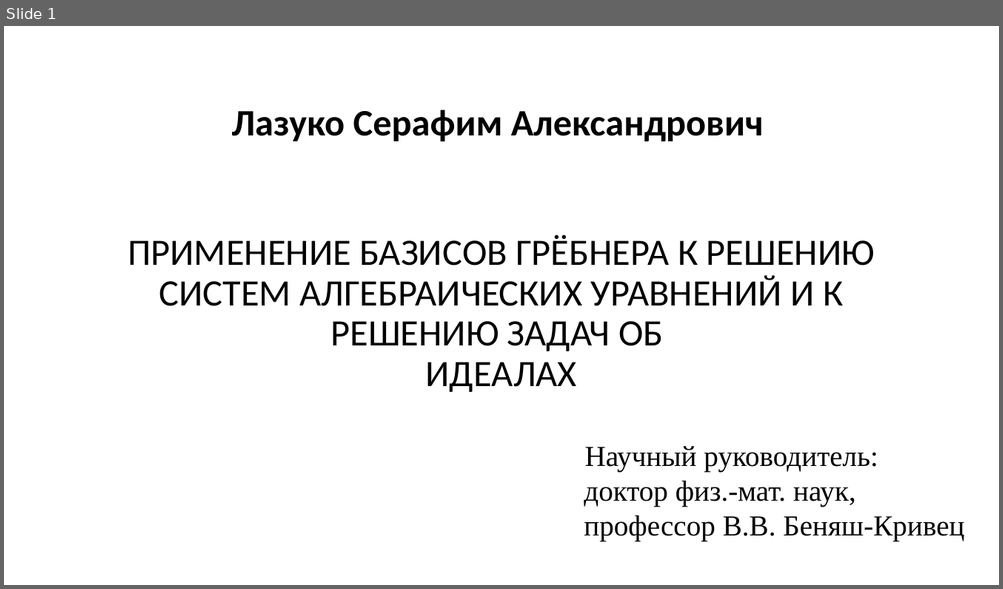
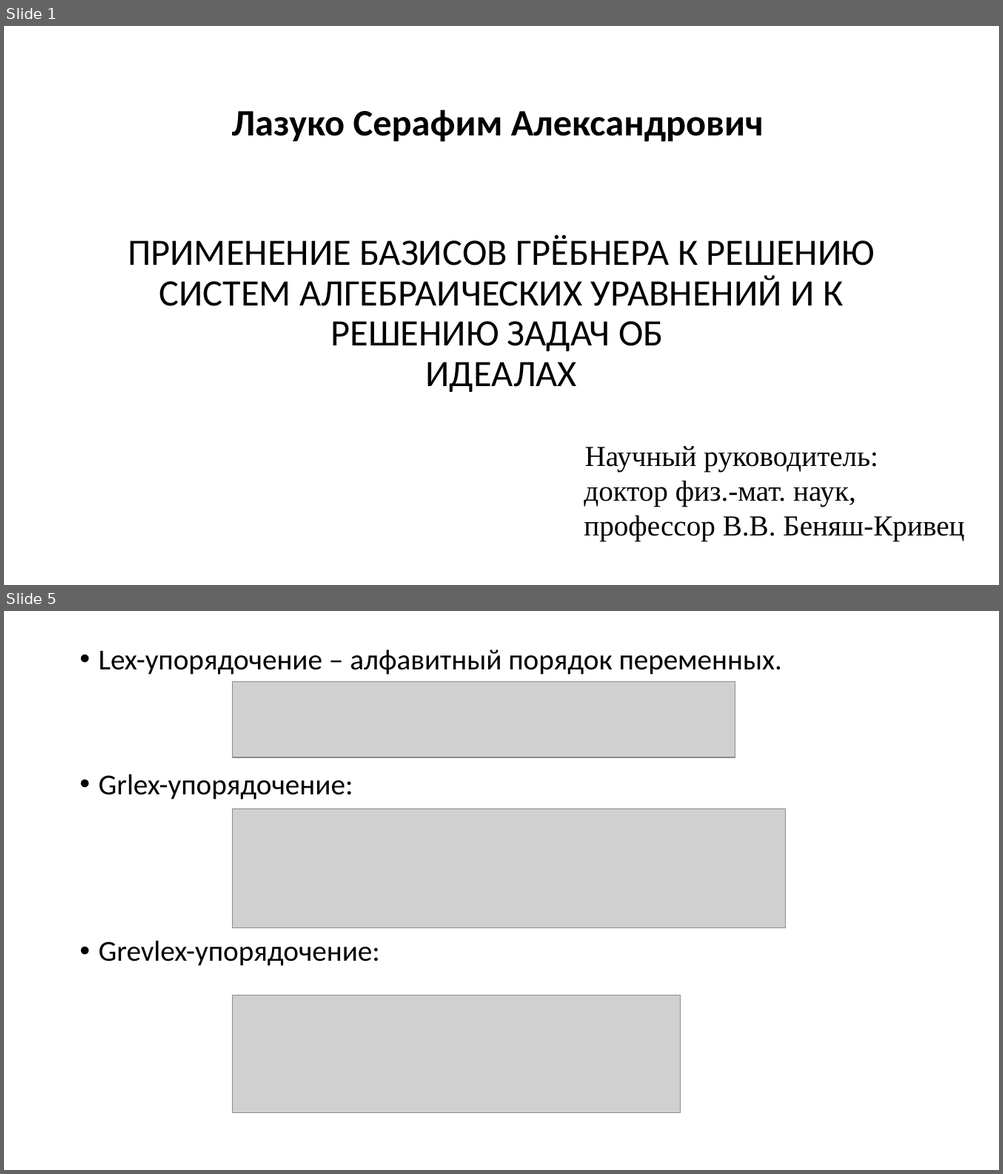
Before and after one commit to SerafimLazuko/Diploma, a slide deck: Diplom_lazuko.pptx. Shown one above the other, each under a label of ours: slide 1 before the commit, slides 1 and 5 after it; the slides between them are not shown. The pictures are 1003x589 and 1003x1174 pixels, drawn with LibreOffice and Linux fonts; fonts in the diff are those of the drawing; grey boxes stand for pictures. Boxes give left, top, right and bottom in pixels: in the first picture for what was removed or moved away, otherwise in the second. Text is boxed around its words. In the diff, an @@ line names an element or a change of style, - is before the commit and + after.

```diff
--- a/Diplom_lazuko.pptx
+++ b/Diplom_lazuko.pptx
@@ slide 5 added at box(4, 611, 999, 1170), background #FFFFFF @@
@@ text added at box(99, 649, 782, 966), 28 pt, text #000000 @@
+• Lex-упорядочение – алфавитный порядок переменных.
+• Grlex-упорядочение:
+• Grevlex-упорядочение:
@@ picture added at box(233, 682, 735, 758) @@
@@ picture added at box(233, 809, 785, 927) @@
@@ picture added at box(233, 996, 680, 1114) @@
```
Also in this commit, not shown: 1 slide changed, 11 other slides added, 5 slides removed, 1 other file.
